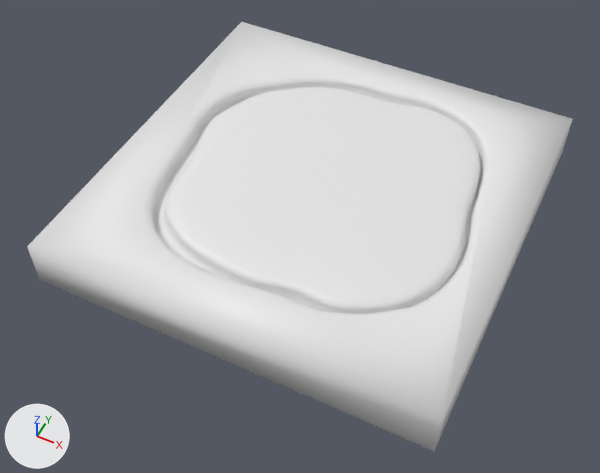
An edit to the FBX model Assets/Models/baseTerrain.fbx, drawn before and after from the same camera.
Both versions are drawn from a camera (50 mm lens) standing at (0.103, -0.224, 0.249) and looking at (-0.001, -0.015, -0.011). The axes (+X, +Y, +Z) are drawn at lower left. The lights are the same throughout. Where no turn or scale is listed for an object, it has been applied to the vertices.
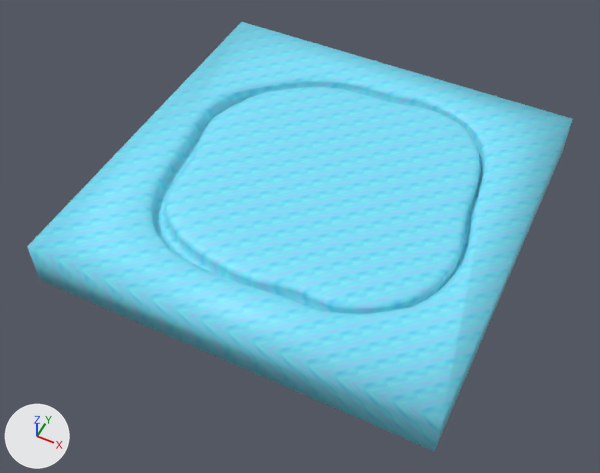
Location of each change, (x1, y1, x2, y2) in pixels of the pictures (600 x 473 px):
'Cube', recoloured (white to cyan)
    both: (27, 22, 573, 451)

The change, as a list of edits to the scene's bpy script:
```text
Add img_icicle0_png:
    img_icicle0_png = load_image('icicle0.png', '../Images/icicle0.png', 64, 64, 'sRGB')
Add mat_material__icicle0_png:
    mat_material__icicle0_png = principled_material('Material__icicle0_png')
    mat_material__icicle0_png.texture = img_icicle0_png
Change me_cube:
    where me_cube.from_pydata(...)  # 773 vertices, 727 faces; spans x -0.084..0.084, y -0.084..0.084, z -0.01..0.011
    remove me_cube.materials.append(mat_material)  # white #e7e7e7
    add me_cube.materials.append(mat_material__icicle0_png)  # picture img_icicle0_png
```
